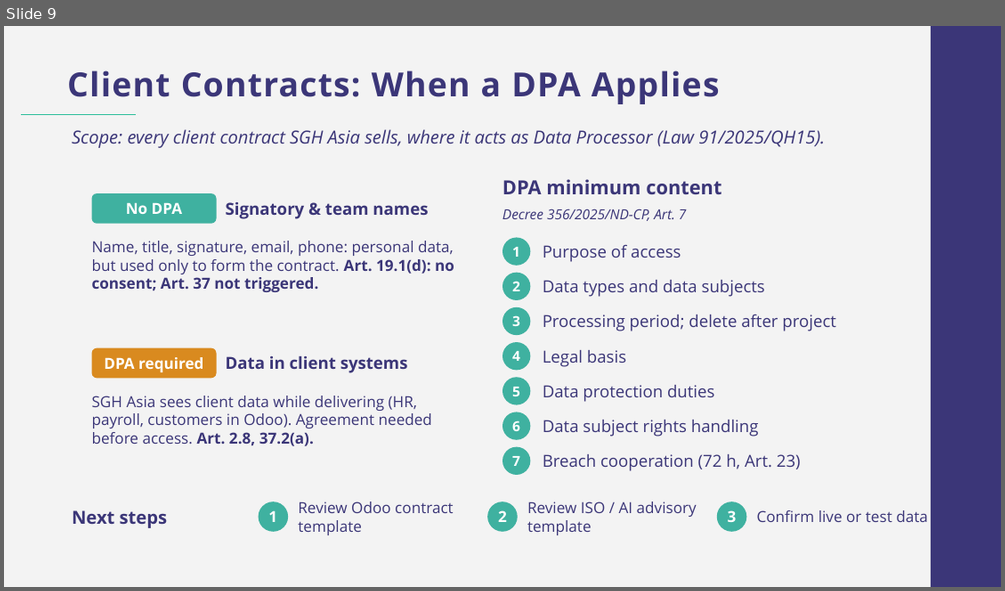
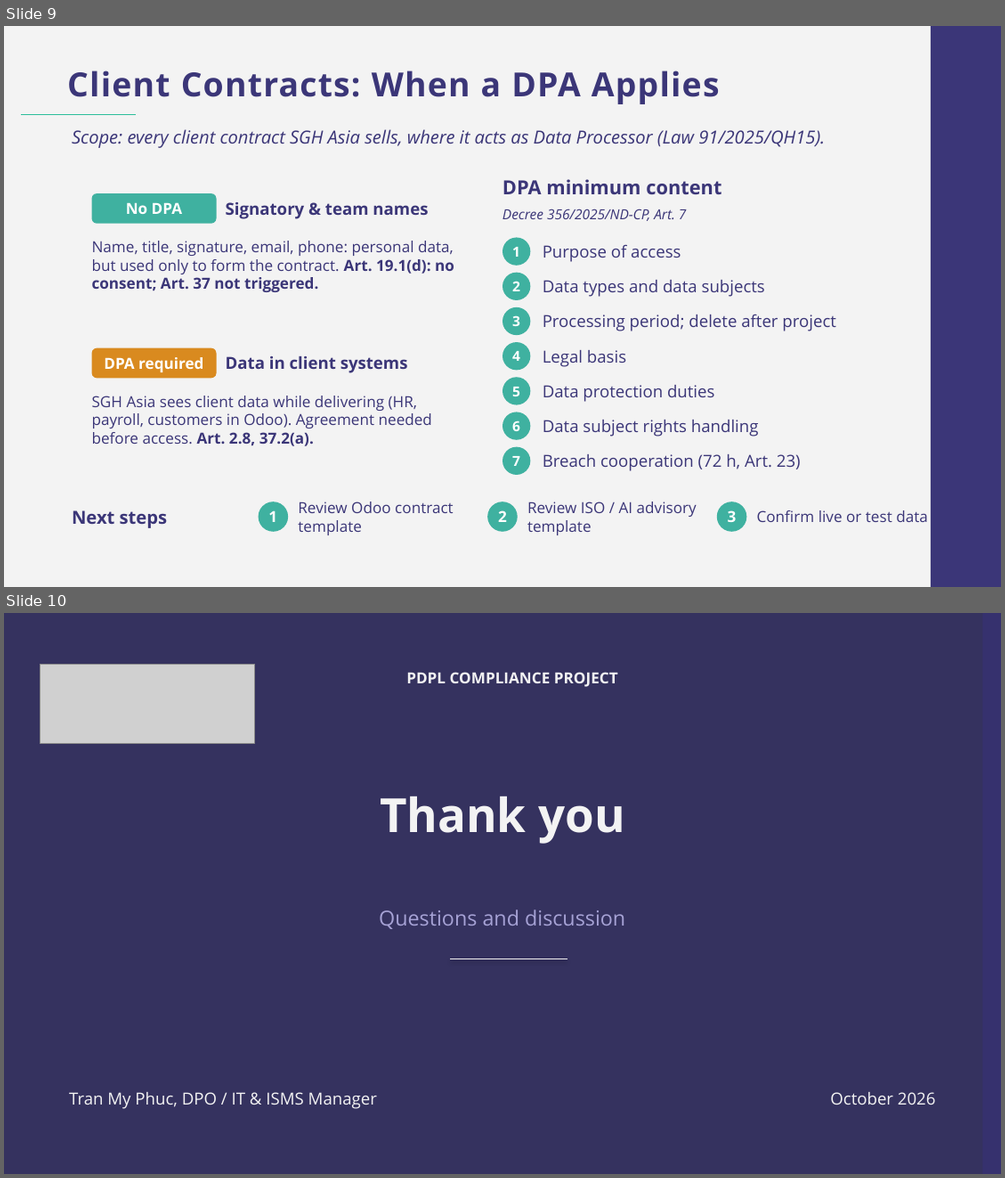
Before and after one commit to tranmyphuc/docs, a slide deck: SGH_Asia_PDPL_BOD_Deck.pptx. Shown one above the other, each under a label of ours: slide 9 before the commit, slides 9 and 10 after it. The pictures are 1005x591 and 1005x1178 pixels, drawn with LibreOffice and Linux fonts; fonts in the diff are those of the drawing; grey boxes stand for pictures; background and template pictures are left out; a plain dark background stands for a picture behind light text. Boxes give left, top, right and bottom in pixels: in the first picture for what was removed or moved away, otherwise in the second. Text is boxed around its words. In the diff, an @@ line names an element or a change of style, - is before the commit and + after.

```diff
--- a/SGH_Asia_PDPL_BOD_Deck.pptx
+++ b/SGH_Asia_PDPL_BOD_Deck.pptx
@@ slide 10 added at <box>4,613,1001,1174</box>, background picture (left out); not listed: 1 template element that a slide beside it also shows @@
@@ rectangle added at <box>4,613,1001,1174</box>, fill #3B3678 at 68% opacity @@
@@ picture added at <box>40,664,254,743</box> @@
@@ text added at <box>406,672,618,687</box>, 11 pt, text #F3F3F3, bold @@
+PDPL COMPLIANCE PROJECT
@@ text added at <box>380,796,624,844</box>, 34 pt, text #F3F3F3, bold @@
+Thank you
@@ text added at <box>379,909,625,929</box>, 15 pt, text #A6A2D5 @@
+Questions and discussion
@@ line added from (451, 959) to (567, 959), #F3F3F3 0.75 pt @@
@@ text added at <box>69,1092,377,1109</box>, 12 pt, text #F3F3F3 @@
+Tran My Phuc, DPO / IT & ISMS Manager
@@ text added at <box>830,1092,936,1104</box>, 12 pt, text #F3F3F3 @@
+October 2026
```
Also in this commit, not shown: 2 slides changed.
